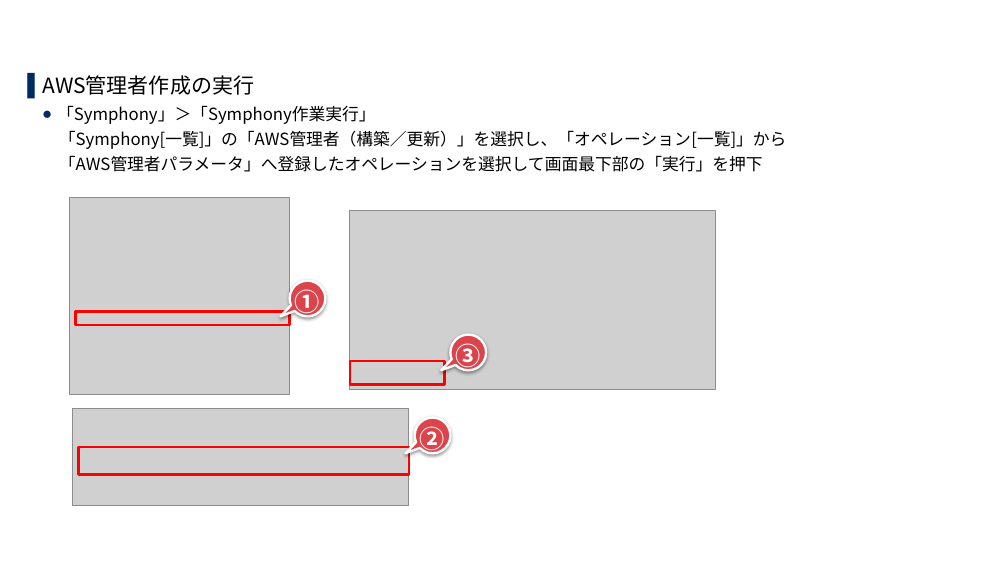
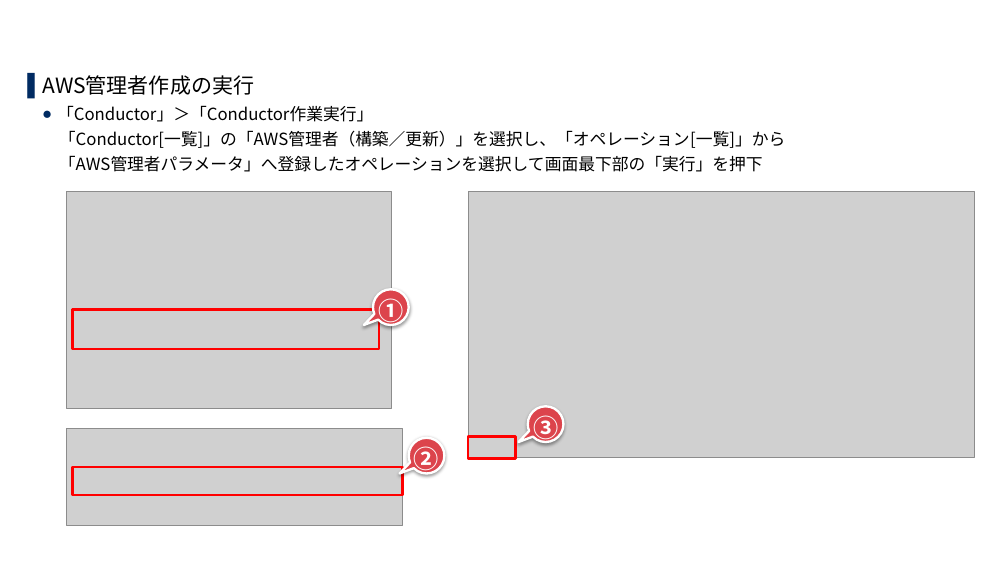
Before and after one commit to exastro-suite/it-automation-docs, a slide deck: slide 24 of asset/SettingSamples_ja/cloud-system-template-install_ja.pptx. Drawn at 1008x567 pixels with LibreOffice and Linux fonts; fonts in the diff are those of the drawing; grey boxes stand for pictures; background and template pictures are left out. Boxes give left, top, right and bottom in pixels: in the first picture for what was removed or moved away, otherwise in the second. Text is boxed around its words. In the diff, an @@ line names an element or a change of style, - is before the commit and + after.

```diff
--- a/asset/SettingSamples_ja/cloud-system-template-install_ja.pptx
+++ b/asset/SettingSamples_ja/cloud-system-template-install_ja.pptx
@@ text at (57, 105, 785, 148): text changed @@
-  ● 「Symphony」＞「Symphony作業実行」
-  「Symphony[一覧]」の「AWS管理者（構築／更新）」を選択し、「オペレーション[一覧]」から
+  ● 「Conductor」＞「Conductor作業実行」
+  「Conductor[一覧]」の「AWS管理者（構築／更新）」を選択し、「オペレーション[一覧]」から
@@ picture: place and size @@
-picture at (70, 198, 290, 395)
+picture at (67, 191, 392, 408)
@@ picture added at (468, 191, 974, 457) @@
@@ picture removed at (349, 211, 715, 389) @@
@@ speech bubble "①": place and size @@
-speech bubble "①" at (290, 281, 325, 316)
+speech bubble "①" at (373, 290, 408, 325)
@@ rectangle: place and size @@
-rectangle at (76, 312, 290, 325)
+rectangle at (73, 309, 379, 349)
@@ speech bubble "③": place and size @@
-speech bubble "③" at (451, 335, 486, 371)
+speech bubble "③" at (528, 406, 563, 442)
@@ rectangle: place and size @@
-rectangle at (350, 361, 445, 385)
+rectangle at (468, 436, 516, 458)
@@ 1 picture, 1 speech bubble, 1 rectangle: place and size @@
-1 picture, 1 speech bubble, 1 rectangle at (73, 408, 451, 505)
+1 picture, 1 speech bubble, 1 rectangle at (67, 429, 445, 526)
```
Also in this commit, not shown: 33 other slides changed, 2 other files.
